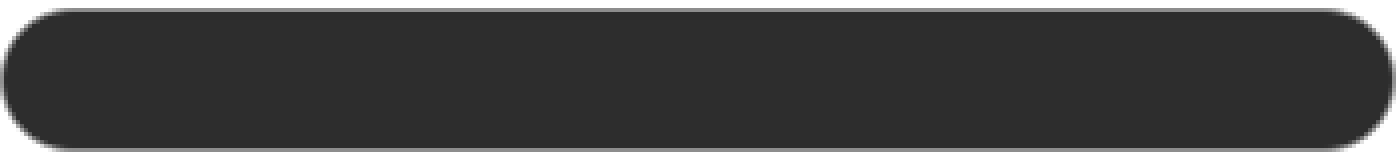
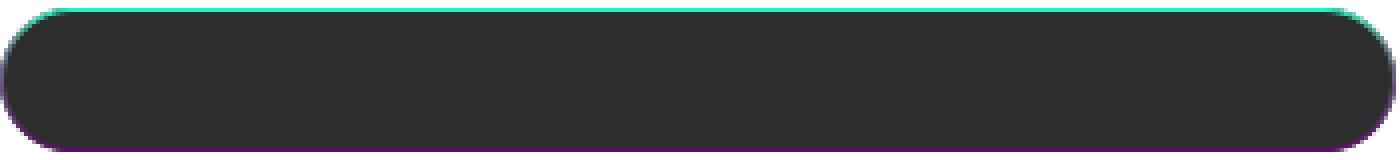
Layered file, before and after one edit (1400x160). Changes by layer:
added layer "v3" (1st of 2) above "v3" over [0, 8, 1396, 152]
added layer "v3" (2nd of 2) above "v2" over [0, 8, 1396, 152]
hid "v2" over [0, 8, 1396, 152]
